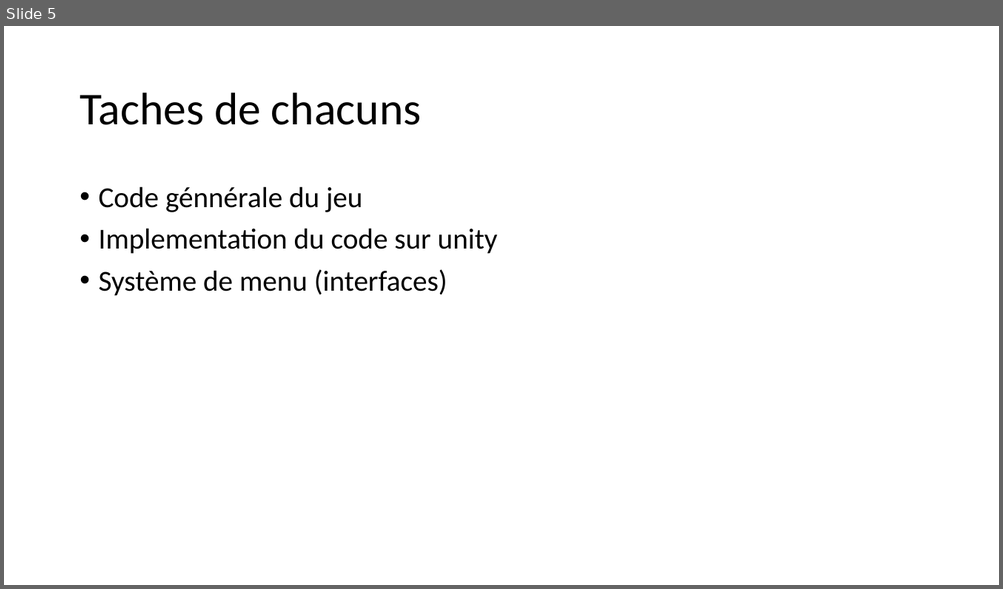
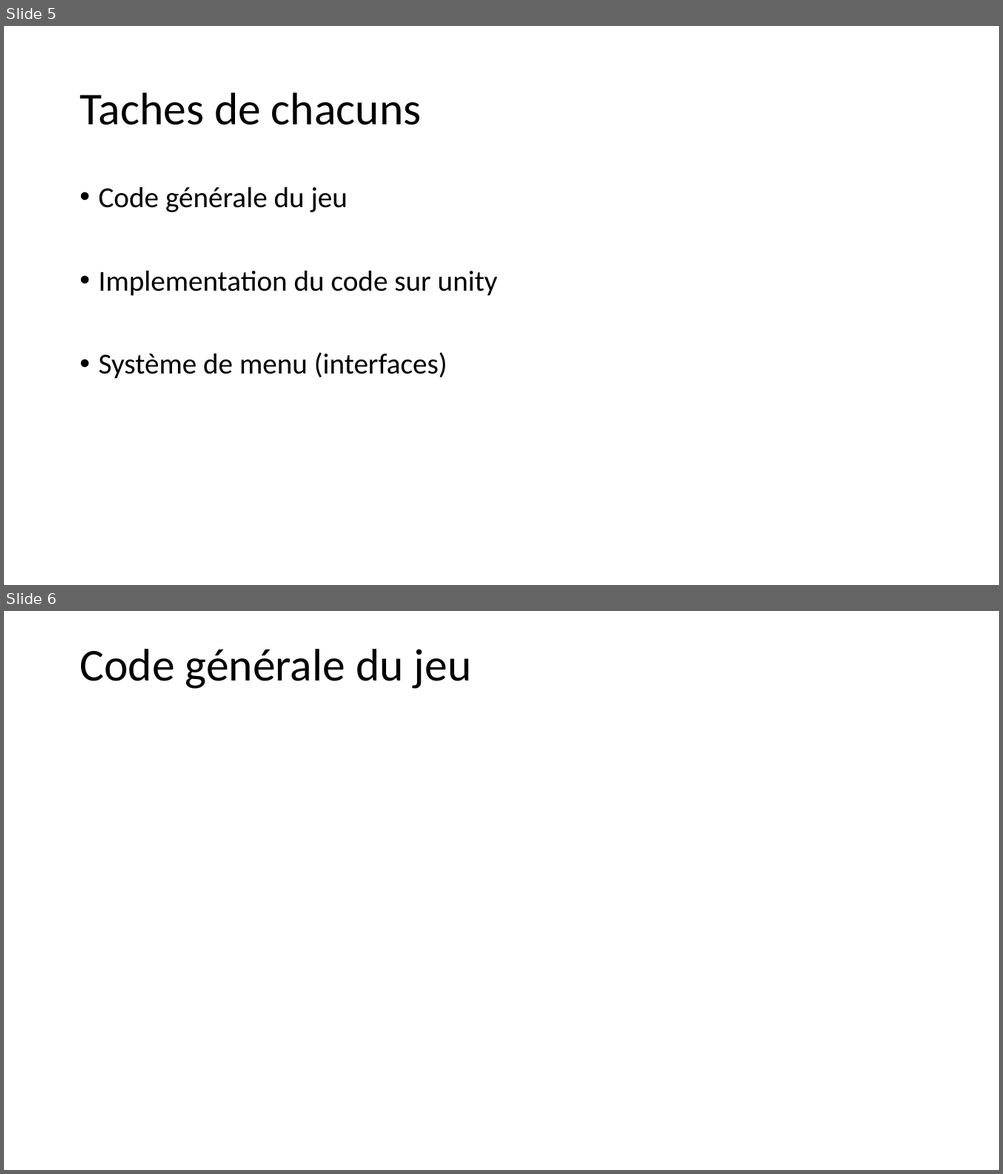
Before and after one commit to AlexandrEpita/Bizarre-Chess-Adventure, a slide deck: diapo soutenance.odp. Shown one above the other, each under a label of ours: slide 5 before the commit, slides 5 and 6 after it. The pictures are 1003x589 and 1003x1174 pixels, drawn with LibreOffice and Linux fonts; fonts in the diff are those of the drawing. Boxes give left, top, right and bottom in pixels: in the first picture for what was removed or moved away, otherwise in the second. Text is boxed around its words. In the diff, an @@ line names an element or a change of style, - is before the commit and + after.

```diff
--- a/diapo soutenance.odp
+++ b/diapo soutenance.odp
@@ slide 6 added at (4,611,999,1170), background #FFFFFF @@
@@ title added at (79,649,472,689), 44 pt, text #000000 @@
+Code générale du jeu
@@ slide 5 changed as well @@
@@ text at (99,187,347,212): text changed @@
-• Code génnérale du jeu
+• Code générale du jeu
```
Also in this commit, not shown: 2 other slides changed, 6 other slides added, 4 slides removed.
